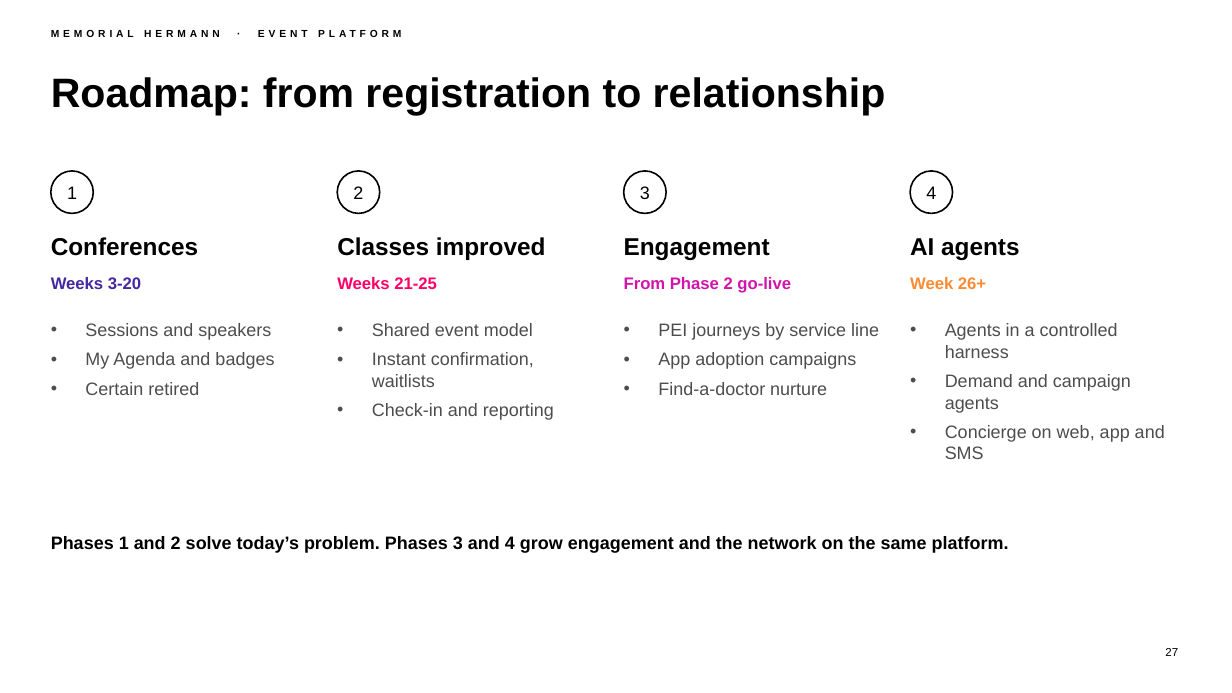
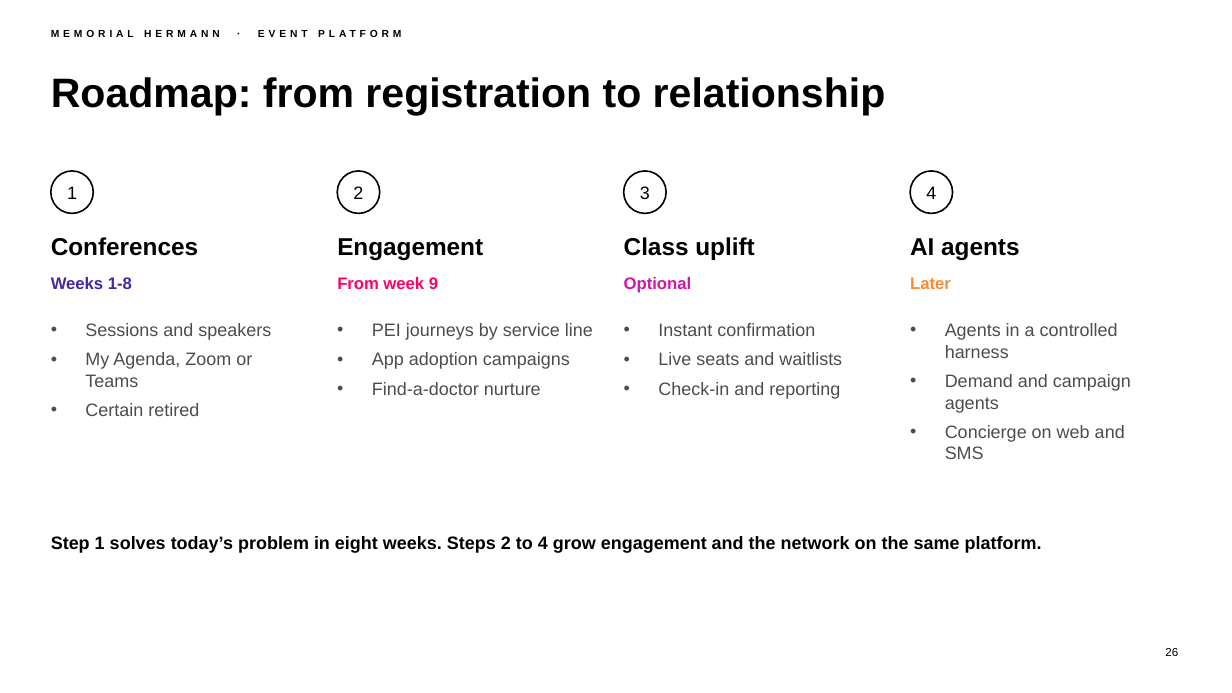
Before and after one commit to chintasurya/preSales_Memorial-hermann, a slide deck: slide 26 of deck/Memorial-Hermann-Event-Platform.pptx (slide 27 before the commit). Drawn at 1232x693 pixels with LibreOffice and Linux fonts; fonts in the diff are those of the drawing; background and template pictures are left out. Boxes give left, top, right and bottom in pixels: in the first picture for what was removed or moved away, otherwise in the second. Text is boxed around its words. In the diff, an @@ line names an element or a change of style, - is before the commit and + after.

```diff
--- a/deck/Memorial-Hermann-Event-Platform.pptx
+++ b/deck/Memorial-Hermann-Event-Platform.pptx
@@ text at box(337, 238, 483, 260): text changed @@
-Classes improved
+Engagement
@@ text at box(624, 237, 754, 260): text changed @@
-Engagement
+Class uplift
@@ text at box(51, 277, 132, 289): text changed @@
-Weeks 3-20
+Weeks 1-8
@@ text at box(337, 277, 438, 289): text changed @@
-Weeks 21-25
+From week 9
@@ text at box(624, 277, 691, 293): text changed @@
-From Phase 2 go-live
+Optional
@@ text at box(910, 277, 951, 289): text changed @@
-Week 26+
+Later
@@ text at box(372, 323, 593, 395): text changed @@
-• Shared event model
-• Instant confirmation, waitlists
-• Check-in and reporting
+• PEI journeys by service line
+• App adoption campaigns
+• Find-a-doctor nurture
@@ text at box(658, 323, 842, 399): text changed @@
-• PEI journeys by service line
-• App adoption campaigns
-• Find-a-doctor nurture
+• Instant confirmation
+• Live seats and waitlists
+• Check-in and reporting
@@ text at box(85, 352, 252, 387): text changed @@
-• My Agenda and badges
+• My Agenda, Zoom or Teams
@@ text at box(945, 425, 1125, 459): text changed @@
-• Concierge on web, app and SMS
+• Concierge on web and SMS
@@ text at box(51, 536, 1042, 553): text changed @@
-Phases 1 and 2 solve today’s problem. Phases 3 and 4 grow engagement and the network on the same platform.
+Step 1 solves today’s problem in eight weeks. Steps 2 to 4 grow engagement and the network on the same platform.
@@ page number at box(1165, 648, 1178, 656): text changed @@
-27
+26
```
Also in this commit, not shown: 16 other slides changed, 2 slides added, 3 slides removed, 9 other files.
